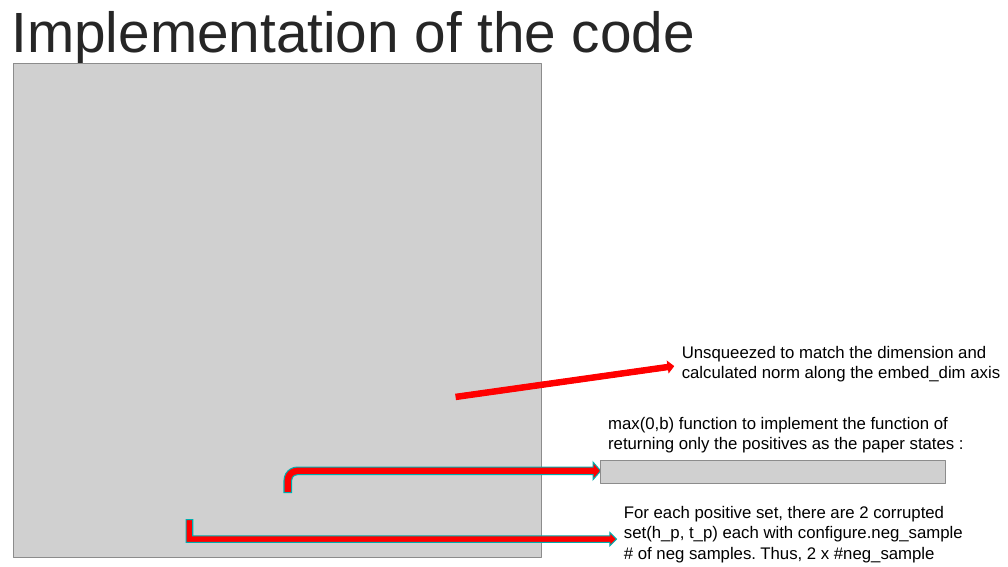
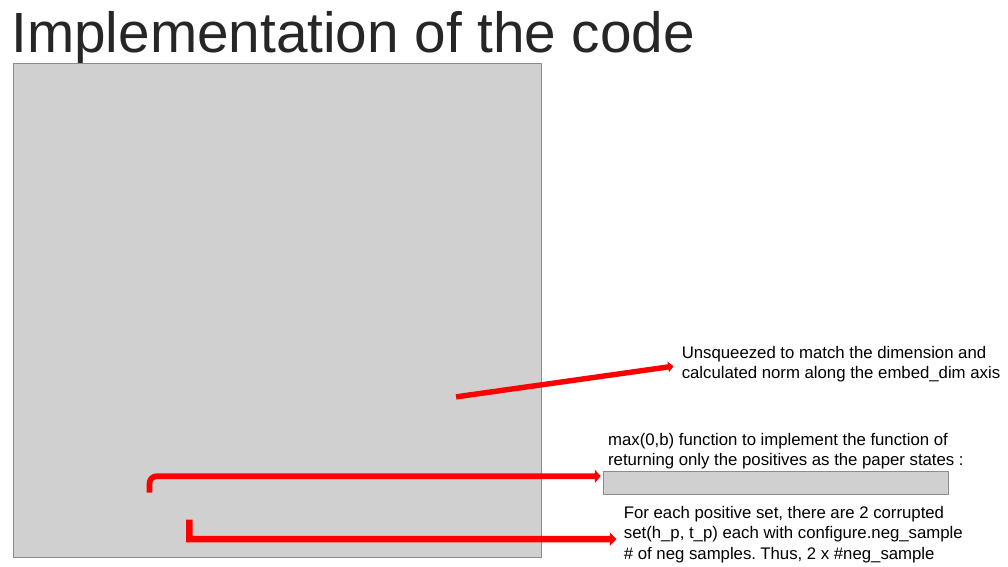
Before and after one commit to BeigeHW/KAIST_2022_Winter_Intern, a slide deck: slide 29 of Week 3 (1.17) 내꺼/TransE(내꺼)/TransE 발표/TransE.pptx (slide 27 before the commit). Drawn at 1008x567 pixels with LibreOffice and Linux fonts; fonts in the diff are those of the drawing; grey boxes stand for pictures. Boxes give left, top, right and bottom in pixels: in the first picture for what was removed or moved away, otherwise in the second. Text is boxed around its words. In the diff, an @@ line names an element or a change of style, - is before the commit and + after.

```diff
--- a/Week 3 (1.17) 내꺼/TransE(내꺼)/TransE 발표/TransE.pptx
+++ b/Week 3 (1.17) 내꺼/TransE(내꺼)/TransE 발표/TransE.pptx
@@ text "max(0,b) function to implement the ...": place and size @@
-text "max(0,b) function to implement the ..." at (608,417,955,453)
+text "max(0,b) function to implement the ..." at (608,433,955,469)
@@ bent arrow at (147,470,601,492): outline #01AFAF 1 pt to none @@
@@ bent arrow: place and size @@
-bent arrow at (284,462,601,492)
+bent arrow at (147,470,601,492)
@@ picture: place and size @@
-picture at (601,461,946,484)
+picture at (603,472,948,495)
@@ bent up arrow at (187,520,617,546): outline #01AFAF 1 pt to none @@
```
Also in this commit, not shown: 2 other slides changed, 2 slides added, 10 other files.
